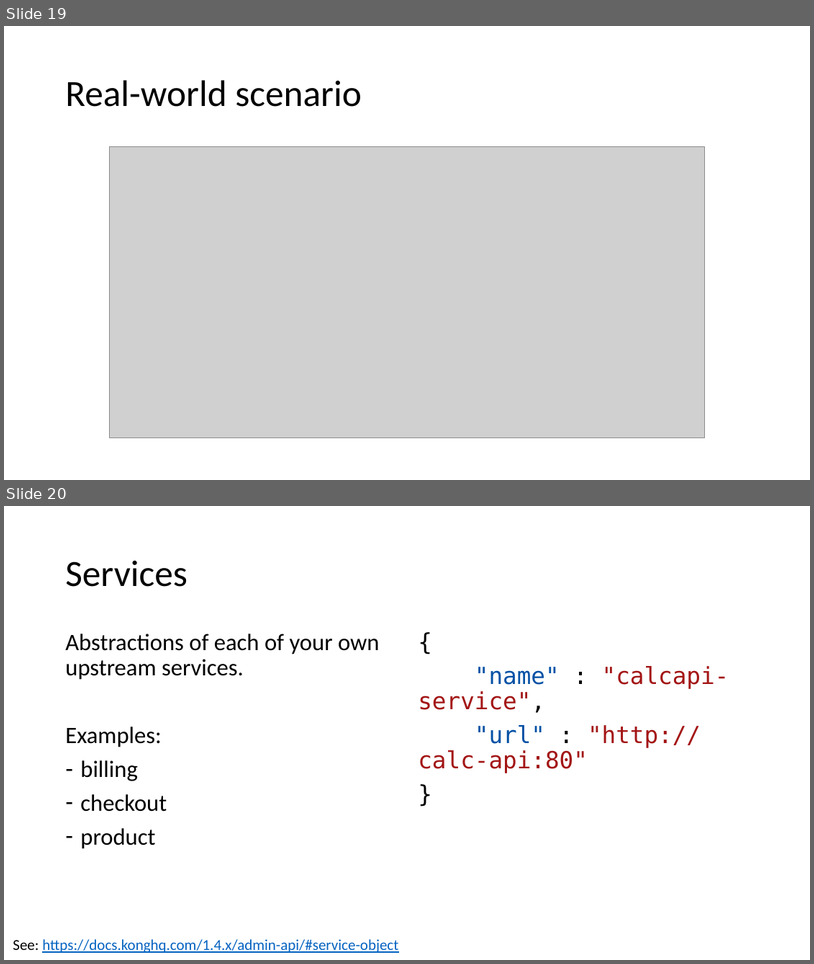
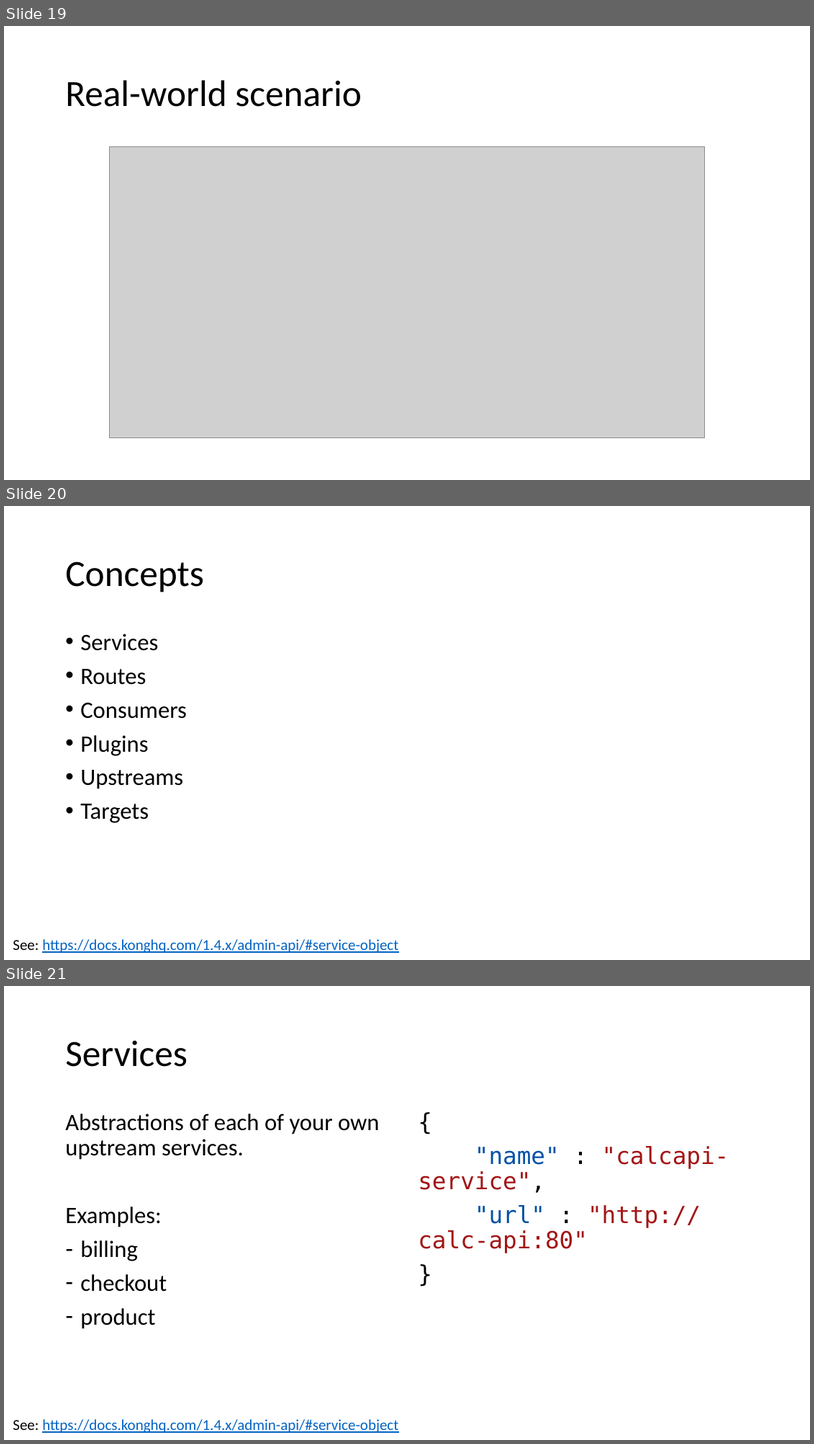
Before and after one commit to danielwagn3r/apimgmt-workshop, a slide deck: API Gateway.pptx. Shown one above the other, each under a label of ours: slides 19 and 20 before the commit, slides 19, 20 and 21 after it. The pictures are 814x964 and 814x1444 pixels, drawn with LibreOffice and Linux fonts; fonts in the diff are those of the drawing; grey boxes stand for pictures. Boxes give left, top, right and bottom in pixels: in the first picture for what was removed or moved away, otherwise in the second. Text is boxed around its words. In the diff, an @@ line names an element or a change of style, - is before the commit and + after.

Commit message:
Updated service design slide.

```diff
--- a/API Gateway.pptx
+++ b/API Gateway.pptx
@@ slide 20 added at (4,506,810,960), background #FFFFFF @@
@@ title added at (65,561,204,592), 44 pt, text #000000 @@
+Concepts
@@ text added at (80,633,186,823), 28 pt, text #000000 @@
+• Services
+• Routes
+• Consumers
+• Plugins
+• Upstreams
+• Targets
@@ text added at (13,939,399,952), 18 pt, text #0563C1, underline @@
+See: https://docs.konghq.com/1.4.x/admin-api/#service-object
@@ what was slide 20 is now slide 21 @@
```
Also in this commit, not shown: 5 slides changed, 1 other slide added, 1 slide removed.
